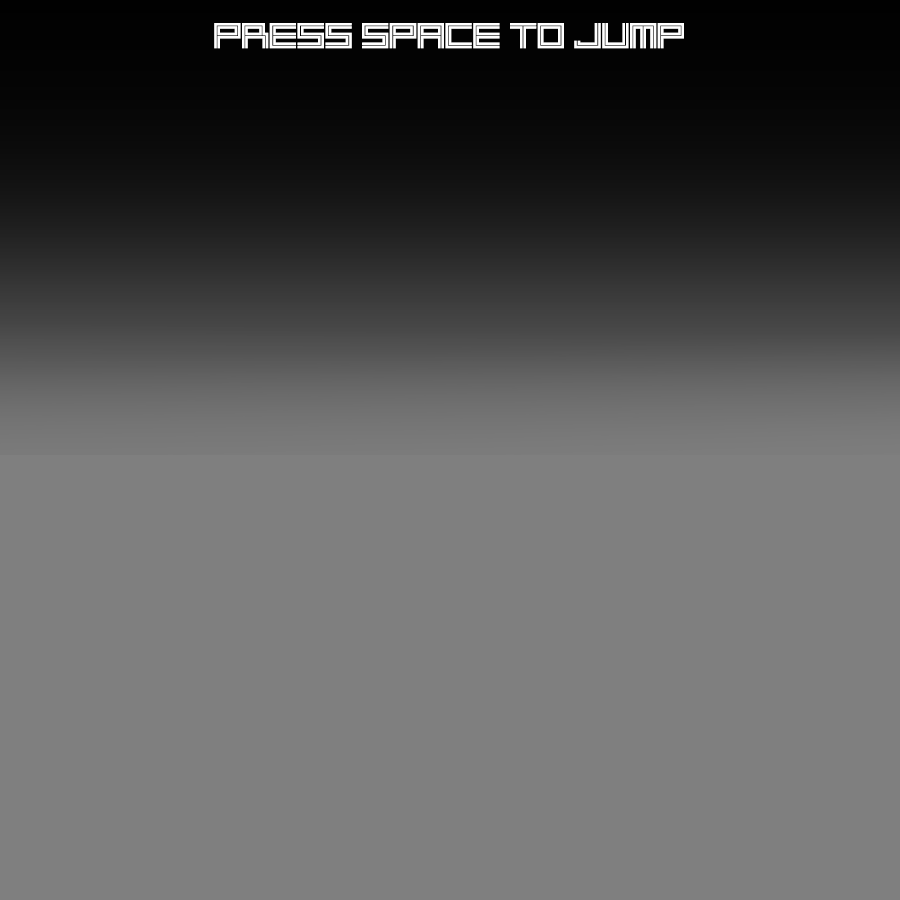
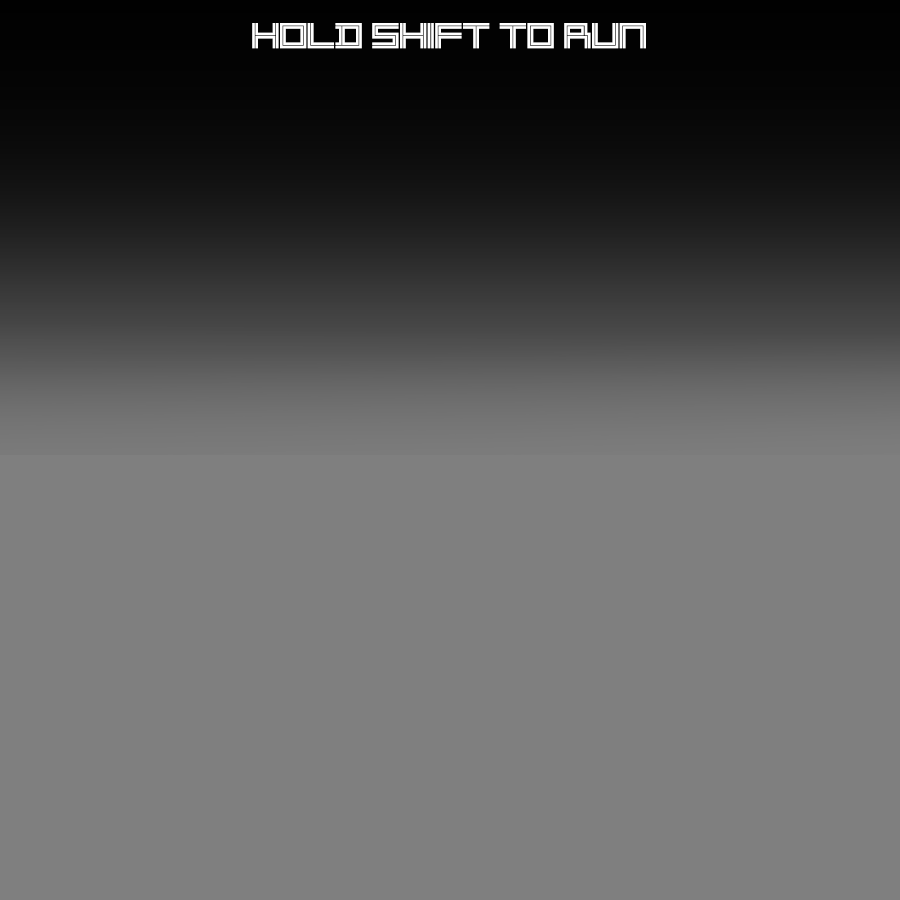
Comparing the layer stacks of the two 900px x 900px images. Changes:
renamed "Press Space To Jump" to "Hold Shift To Run", painted on it over [214, 23, 684, 49]
